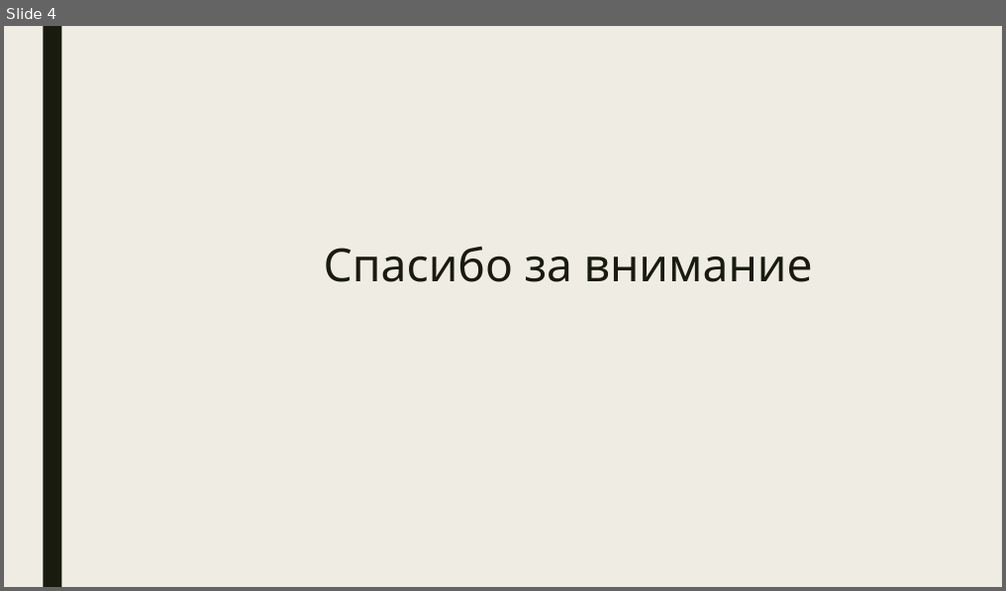
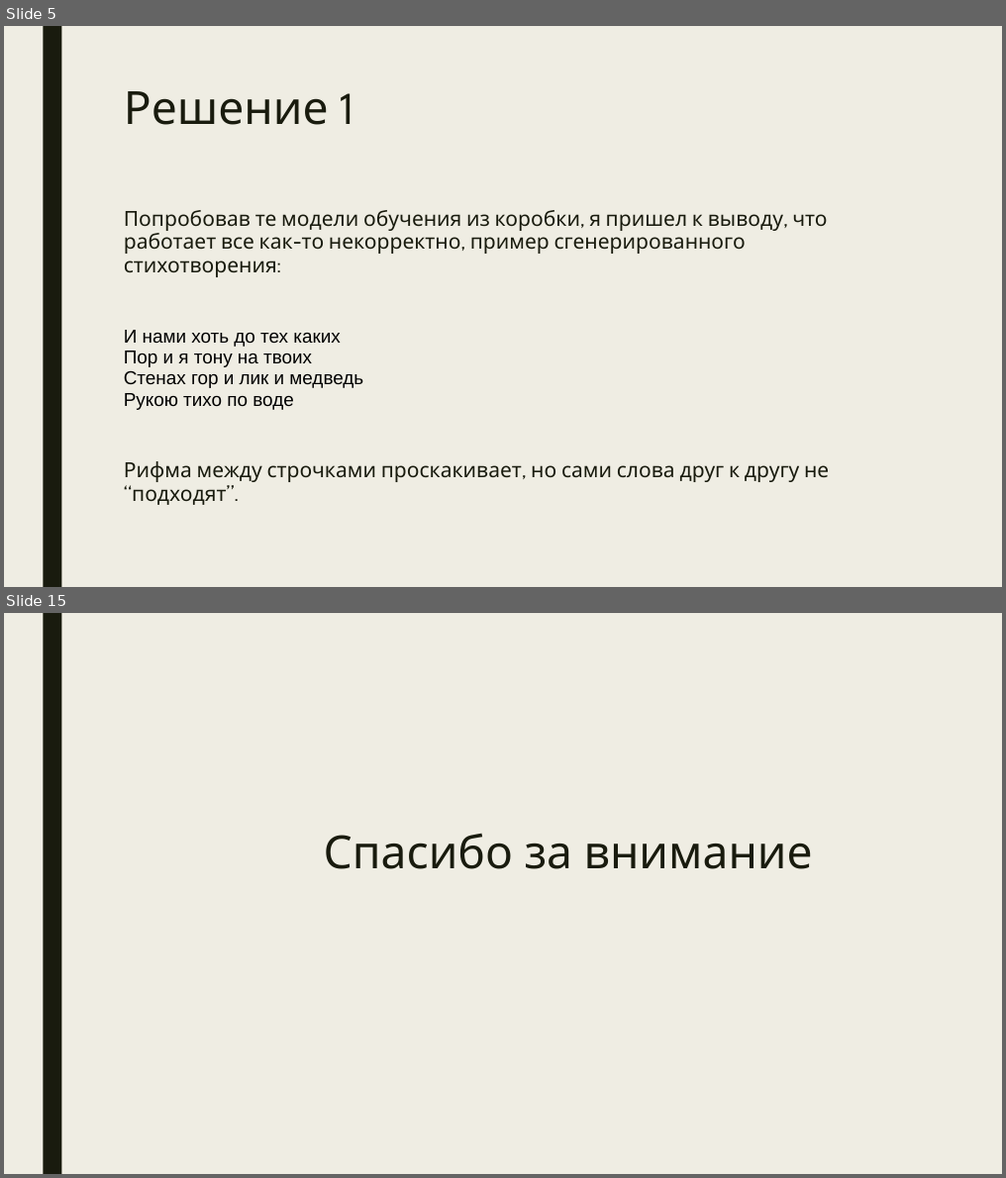
Before and after one commit to nsuglob/alice-generate-poems, a slide deck: doc_ru.pptx. Shown one above the other, each under a label of ours: slide 4 before the commit, slides 5 and 15 after it; the slides between them are not shown. The pictures are 1006x591 and 1006x1178 pixels, drawn with LibreOffice and Linux fonts; fonts in the diff are those of the drawing. Boxes give left, top, right and bottom in pixels: in the first picture for what was removed or moved away, otherwise in the second. Text is boxed around its words. In the diff, an @@ line names an element or a change of style, - is before the commit and + after.

```diff
--- a/doc_ru.pptx
+++ b/doc_ru.pptx
@@ slide 5 added at (4, 26, 1002, 587), background #EFEDE3; not listed: 1 template element that a slide beside it also shows @@
@@ text added at (124, 91, 353, 125), 44 pt, text #191B0E @@
+Решение 1
@@ text added at (124, 210, 829, 505), 20 pt, text #191B0E @@
+Попробовав те модели обучения из коробки, я пришел к выводу, что работает все как-то некорректно, пример сгенерированного стихотворения:
+И нами хоть до тех каких
+Пор и я тону на твоих
+Стенах гор и лик и медведь
+Рукою тихо по воде
+Рифма между строчками проскакивает, но сами слова друг к другу не “подходят”.
@@ what was slide 4 is now slide 15 @@
```
Also in this commit, not shown: 3 slides changed, 10 other slides added.
